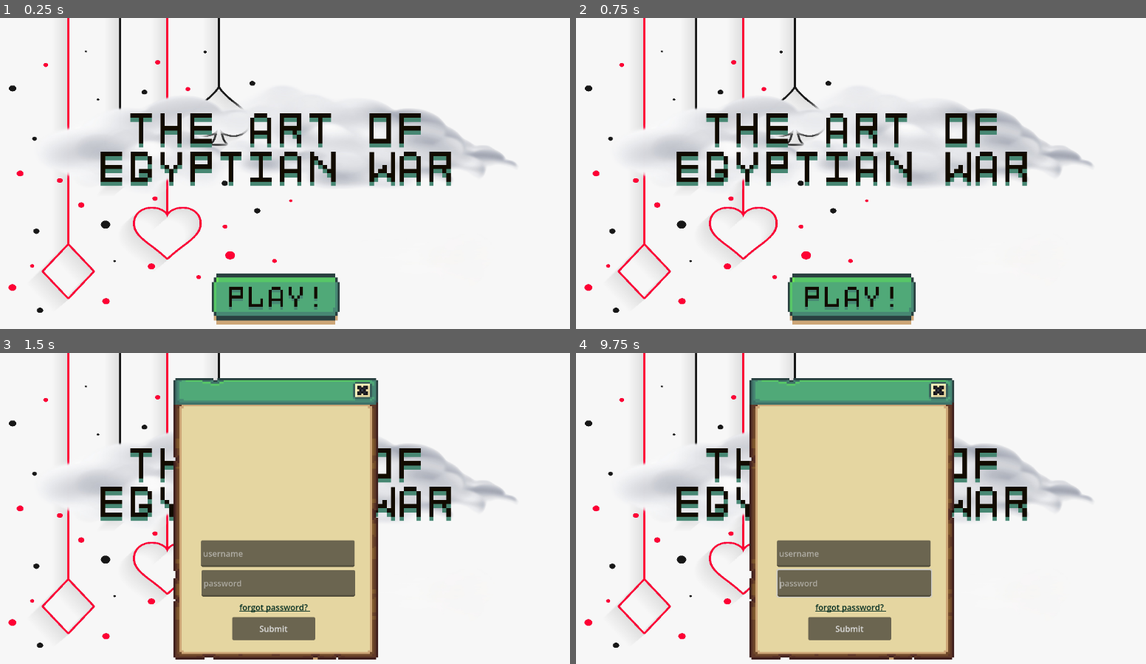
Above: before the commit, frames 1-4 (two rows, left to right).
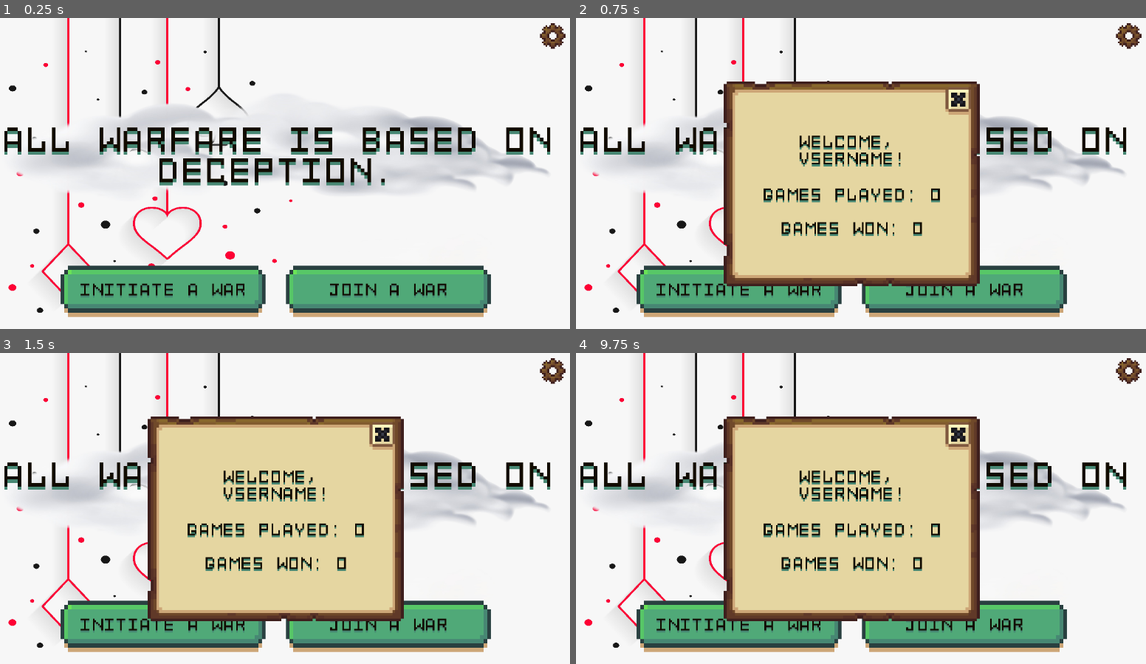
Above: after the commit, the same moments.

Repository: spicywheatbread/art-of-egyptian-war
Game: Godot game, scene res://Assets/Scenes/Lobby.tscn
The game is run twice, just before and just after one commit, with the same random seed, the same clock (stepped at 60 frames per second) and the same inputs. Before the commit the project starts from res://Assets/Scenes/Login.tscn.
Inputs (mouse positions are in pixels of both pictures, inside the frame that each line leads up to):
- Up to frame 1 (0.25 s): no input
- Up to frame 2 (0.75 s): click (1128, 36) at 0.52 s
- Up to frame 3 (1.5 s): click (273, 632) at 1.25 s, where only the run before the commit has a clickable "PLAY!"
- Up to frame 4 (9.75 s): click (849, 632) at 2 s, where only the run before the commit has a clickable "PLAY!"; click (849, 629) at 2.75 s, where only the run before the commit has a clickable "Submit"; click (849, 629) at 3.5 s, where only the run before the commit has a clickable "Submit"; click (849, 632) at 4.25 s, where only the run before the commit has a clickable "PLAY!"; click (849, 629) at 5 s, where only the run before the commit has a clickable "Submit"; click (741, 626) at 5.77 s; click (963, 626) at 6.52 s; tap Enter at 7.25, 8.75 s; move the mouse to (980, 502) at 7.27 s; click (980, 502) at 7.42 s; tap Space at 8, 9.5 s; drag from (735, 536) to (821, 586) at 8.02 s; move the mouse to (912, 446) at 8.77 s; click (912, 446) at 8.92 s; drag from (821, 586) to (672, 468) at 9.52 s

The runs differ from the first frame. In frame 1, 23% of the frame differs, in the area x 0-100%, y 1-99%; in frame 2, 44%; in frame 3, 36%; in frame 4, 36%.

Commit message:
Add profile popup

Diff:
--- a/Assets/Scenes/Lobby.tscn
+++ b/Assets/Scenes/Lobby.tscn
@@ -43,11 +43,12 @@
 [sub_resource type="StyleBoxFlat" id="StyleBoxFlat_4c0xn"]
 bg_color = Color(0.9262043, 0.9160181, 0.8847256, 1)
 
-[node name="Lobby" type="Node2D" unique_id=1115395009 node_paths=PackedStringArray("QuoteDisplay", "HostConfirmGame", "JoinConfirmGame", "JoinCodeInput")]
+[node name="Lobby" type="Node2D" unique_id=1115395009 node_paths=PackedStringArray("QuoteDisplay", "HostConfirmGame", "JoinConfirmGame", "Profile", "JoinCodeInput")]
 script = ExtResource("1_3afsy")
 QuoteDisplay = NodePath("CanvasLayer/MarginContainer/MainScreen/Cloud/QuoteDisplay")
 HostConfirmGame = NodePath("CanvasLayer/MarginContainer/HostConfirmGame")
 JoinConfirmGame = NodePath("CanvasLayer/MarginContainer/JoinConfirmGame")
+Profile = NodePath("CanvasLayer/MarginContainer/Profile")
 JoinCodeInput = NodePath("CanvasLayer/MarginContainer/JoinConfirmGame/JoinConfirmPopup/VBoxContainer/JoinCodeInput")
 
 [node name="CanvasLayer" type="CanvasLayer" parent="." unique_id=792386771]
@@ -293,9 +294,9 @@
 theme_override_fonts/font = ExtResource("2_dvqbj")
 theme_override_font_sizes/font_size = 30
 theme_override_styles/normal = SubResource("StyleBoxFlat_4c0xn")
-placeholder_text = "XXXXXX"
+placeholder_text = "XXXX"
 alignment = 1
-max_length = 6
+max_length = 4
 caret_blink = true
 
 [node name="JoinConfirmButton" type="TextureButton" parent="CanvasLayer/MarginContainer/JoinConfirmGame/JoinConfirmPopup/VBoxContainer" unique_id=1383340584]
@@ -338,8 +339,71 @@
 offset_bottom = 64.0
 grow_horizontal = 0
 
+[node name="Profile" type="TextureRect" parent="CanvasLayer/MarginContainer" unique_id=1963351535]
+layout_mode = 2
+
+[node name="ProfilePopup" type="TextureRect" parent="CanvasLayer/MarginContainer/Profile" unique_id=910770982]
+custom_minimum_size = Vector2(500, 400)
+layout_mode = 1
+anchors_preset = 8
+anchor_left = 0.5
+anchor_top = 0.5
+anchor_right = 0.5
+anchor_bottom = 0.5
+grow_horizontal = 2
+grow_vertical = 2
+texture = SubResource("AtlasTexture_52xik")
+
+[node name="VBoxContainer" type="VBoxContainer" parent="CanvasLayer/MarginContainer/Profile/ProfilePopup" unique_id=306866191]
+layout_mode = 1
+anchors_preset = 8
+anchor_left = 0.5
+anchor_top = 0.5
+anchor_right = 0.5
+anchor_bottom = 0.5
+offset_left = -163.5
+offset_top = -33.5
+offset_right = 163.5
+offset_bottom = 33.5
+grow_horizontal = 2
+grow_vertical = 2
+theme_override_constants/separation = 40
+
+[node name="WelcomeMessage" type="Label" parent="CanvasLayer/MarginContainer/Profile/ProfilePopup/VBoxContainer" unique_id=1378520451]
+layout_mode = 2
+theme_override_fonts/font = ExtResource("2_dvqbj")
+theme_override_font_sizes/font_size = 30
+text = "WELCOME,
+USERNAME!"
+horizontal_alignment = 1
+vertical_alignment = 1
+
+[node name="StatsDisplay" type="Label" parent="CanvasLayer/MarginContainer/Profile/ProfilePopup/VBoxContainer" unique_id=7897893]
+layout_mode = 2
+theme_override_fonts/font = ExtResource("2_dvqbj")
+theme_override_font_sizes/font_size = 30
+text = "GAMES PLAYED: 0
+
+GAMES WON: 0"
+horizontal_alignment = 1
+vertical_alignment = 1
+
+[node name="Button" type="Button" parent="CanvasLayer/MarginContainer/Profile/ProfilePopup" unique_id=496332253]
+modulate = Color(1, 1, 1, 0)
+layout_mode = 1
+anchors_preset = 1
+anchor_left = 1.0
+anchor_right = 1.0
+offset_left = -68.0
+offset_top = 9.0
+offset_right = -13.0
+offset_bottom = 64.0
+grow_horizontal = 0
+
 [connection signal="pressed" from="CanvasLayer/MarginContainer/MainScreen/HBoxContainer/HostGameButton" to="." method="_on_host_game_button_pressed"]
 [connection signal="pressed" from="CanvasLayer/MarginContainer/MainScreen/HBoxContainer/JoinGameButton" to="." method="_on_join_game_button_pressed"]
+[connection signal="pressed" from="CanvasLayer/MarginContainer/SettingsButton" to="." method="_on_profile_button_pressed"]
 [connection signal="pressed" from="CanvasLayer/MarginContainer/HostConfirmGame/HostConfirmPopup/Button" to="." method="_close_popup"]
 [connection signal="text_changed" from="CanvasLayer/MarginContainer/JoinConfirmGame/JoinConfirmPopup/VBoxContainer/JoinCodeInput" to="." method="_on_join_code_input_text_changed"]
 [connection signal="pressed" from="CanvasLayer/MarginContainer/JoinConfirmGame/JoinConfirmPopup/Button" to="." method="_close_popup"]
+[connection signal="pressed" from="CanvasLayer/MarginContainer/Profile/ProfilePopup/Button" to="." method="_on_profile_close_button_pressed"]
--- a/Assets/Scripts/lobby.gd
+++ b/Assets/Scripts/lobby.gd
@@ -4,6 +4,7 @@
 @export var QuoteDisplay : Node
 @export var HostConfirmGame : Node
 @export var JoinConfirmGame : Node
+@export var Profile : Node
 @export var JoinCodeInput : Node
 
 
@@ -26,6 +27,7 @@
 	# Hide on start
 	HostConfirmGame.visible = false
 	JoinConfirmGame.visible = false
+	Profile.visible = false
 
 	# Choose random quote
 	var random_int = randi() % quotes.size()
@@ -64,3 +66,11 @@
 
 	# Restore cursor position
 	JoinCodeInput.caret_column = caret_pos
+
+
+func _on_profile_button_pressed() -> void:
+	Profile.visible = true
+
+
+func _on_profile_close_button_pressed() -> void:
+	Profile.visible = false
--- a/project.godot
+++ b/project.godot
@@ -11,7 +11,7 @@
 [application]
 
 config/name="EgyptianWar"
-run/main_scene="uid://dqryd53k7p17l"
+run/main_scene="uid://byayv1v10y3ck"
 config/features=PackedStringArray("4.6", "Forward Plus")
 config/icon="res://Assets/Images/icon.svg"
 
